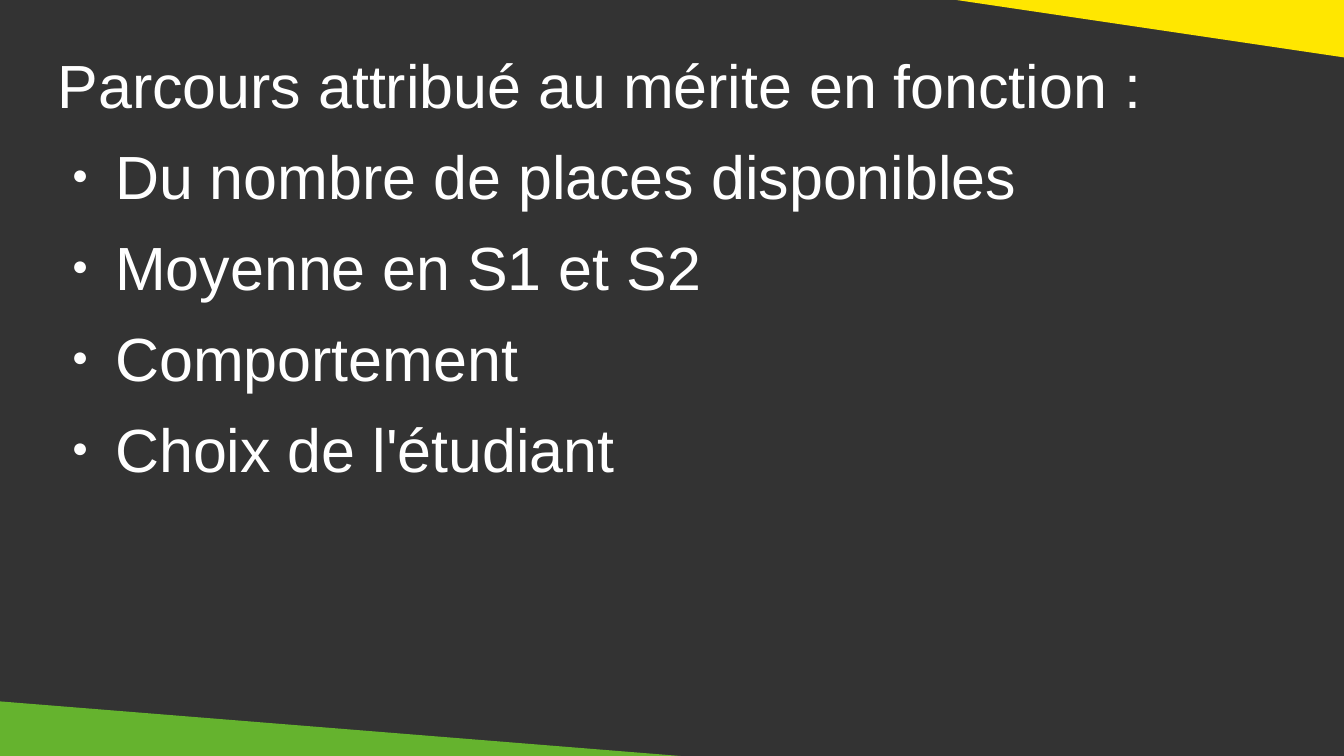
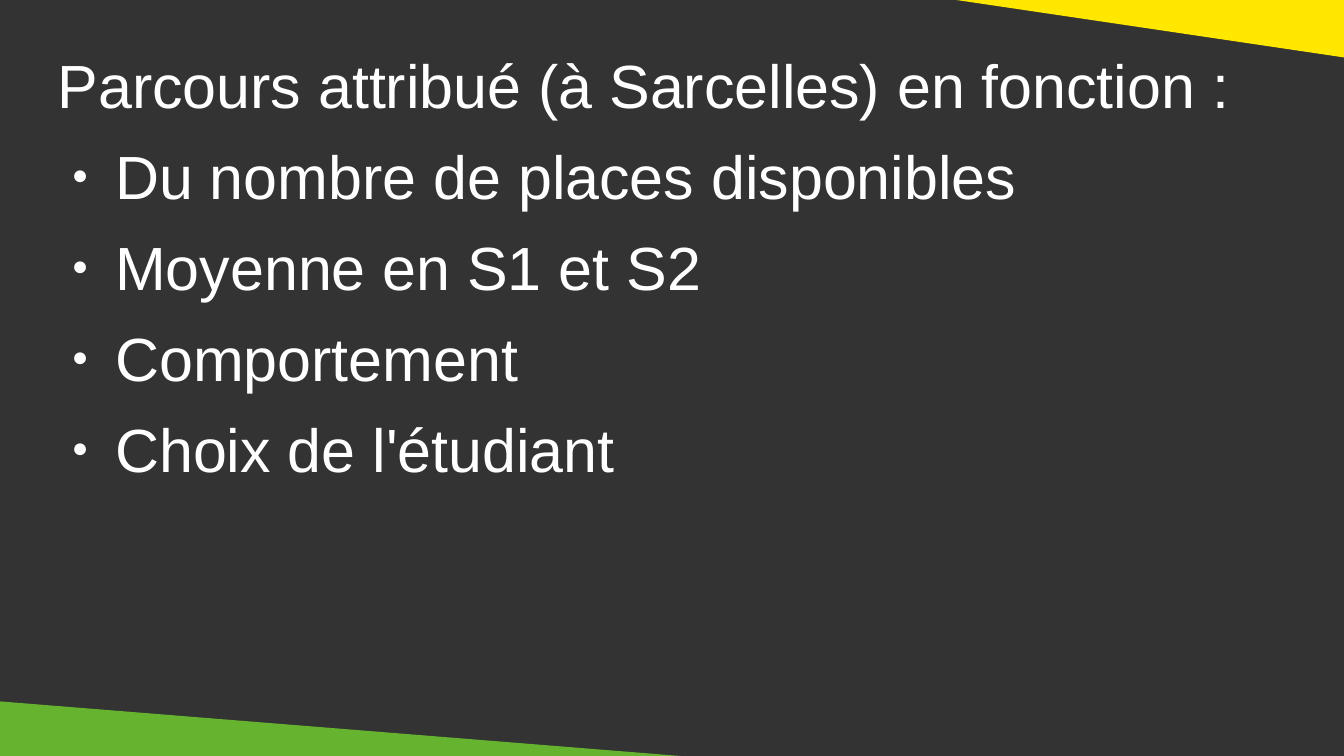
Before and after one commit to DanYellow/cours, a slide deck: slide 20 of presentation-formation-mmi/presentation.odp. Drawn at 1344x756 pixels with LibreOffice and Linux fonts; fonts in the diff are those of the drawing. Boxes give left, top, right and bottom in pixels: in the first picture for what was removed or moved away, otherwise in the second. Text is boxed around its words. In the diff, an @@ line names an element or a change of style, - is before the commit and + after.

```diff
--- a/presentation-formation-mmi/presentation.odp
+++ b/presentation-formation-mmi/presentation.odp
@@ text at (58,63,1195,120): text changed @@
-Parcours attribué au mérite en fonction :
+Parcours attribué (à Sarcelles) en fonction :
```
Also in this commit, not shown: 14 other slides changed, 1 slide added, 6 other files.
